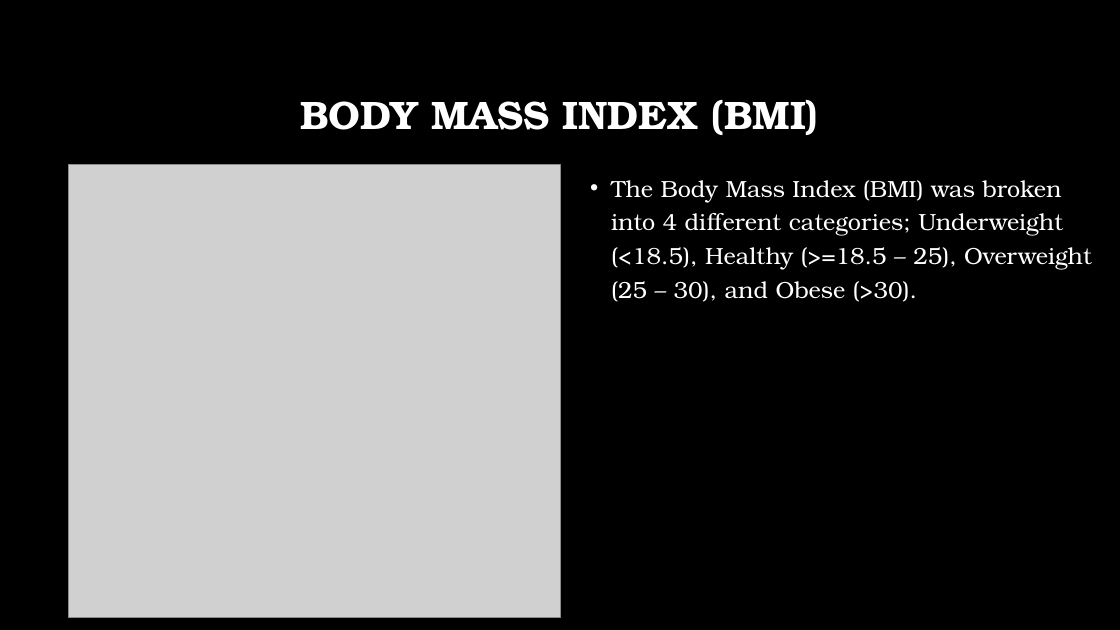
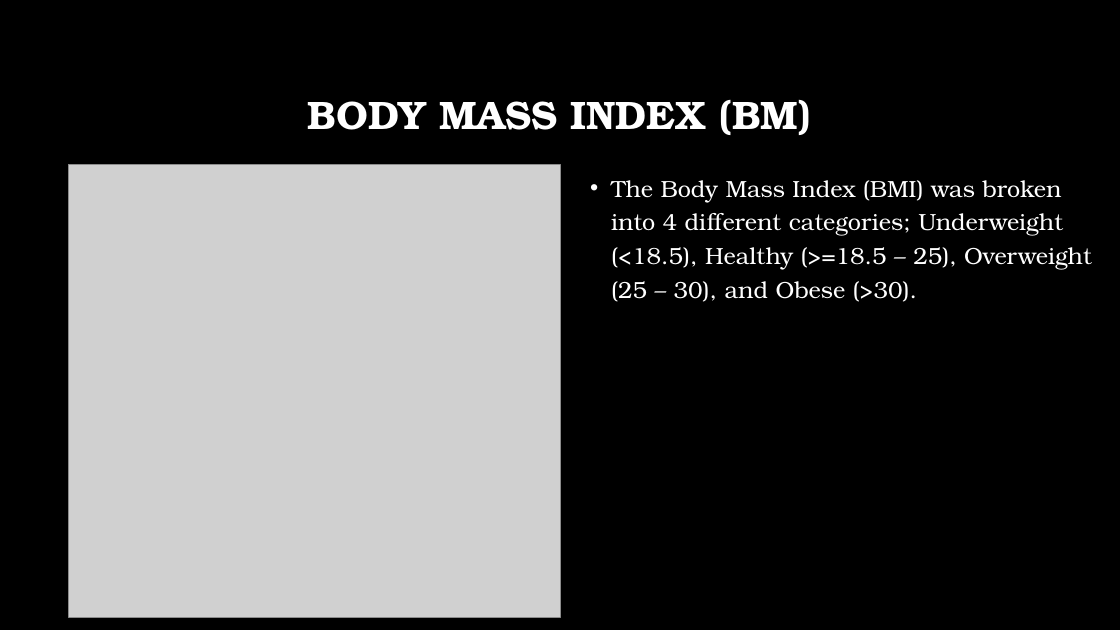
Before and after one commit to acollawn/Project_4, a slide deck: slide 9 of Predicting Diabetes.pptx. Drawn at 1120x630 pixels with LibreOffice and Linux fonts; fonts in the diff are those of the drawing; grey boxes stand for pictures; background and template pictures are left out. Boxes give left, top, right and bottom in pixels: in the first picture for what was removed or moved away, otherwise in the second. Text is boxed around its words. In the diff, an @@ line names an element or a change of style, - is before the commit and + after.

```diff
--- a/Predicting Diabetes.pptx
+++ b/Predicting Diabetes.pptx
@@ title at box(308, 100, 811, 135): text changed @@
-BODY MASS INDEX (BMI)
+BODY MASS INDEX (BM)
```
Also in this commit, not shown: 6 other slides changed, 15 slides added.
